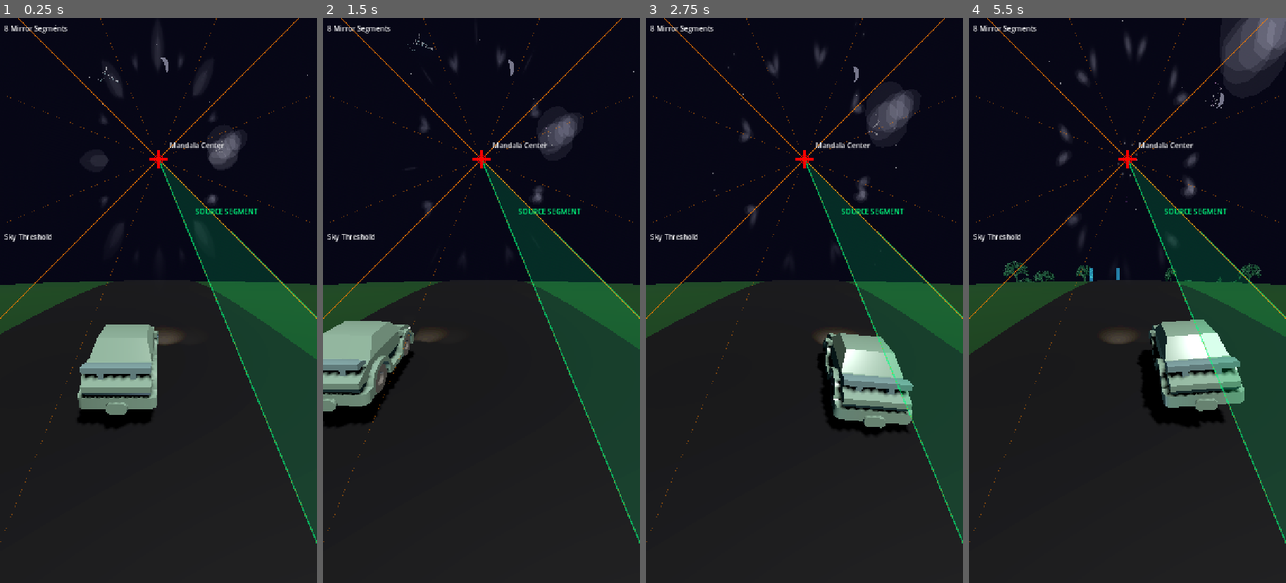
Above: before the commit, frames 1-4 (left to right).
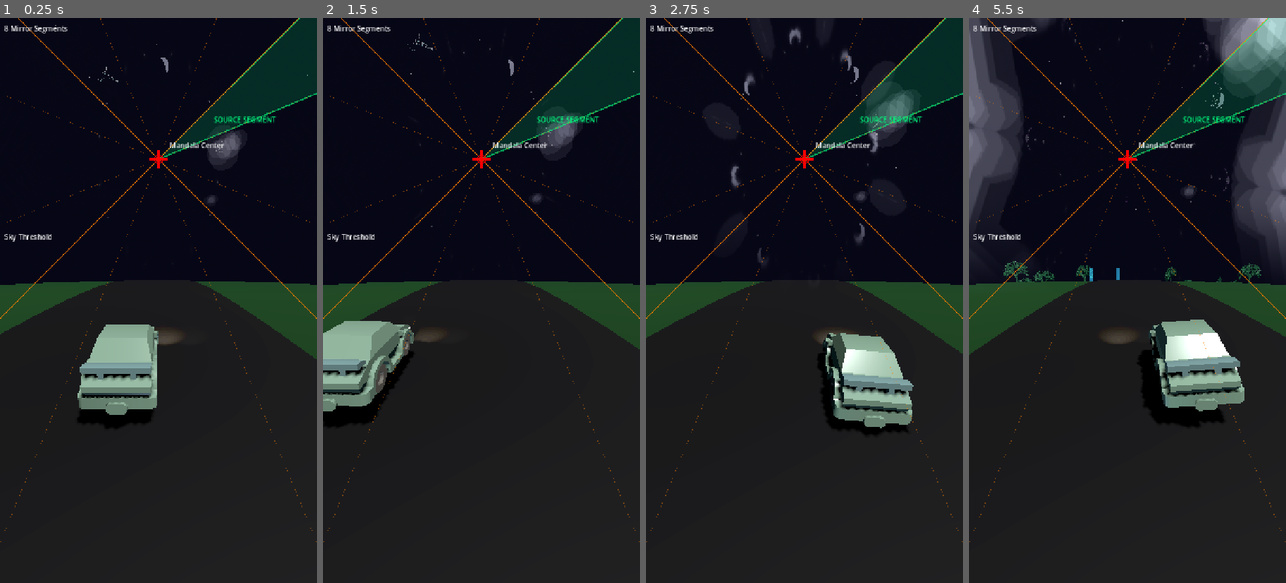
Above: after the commit, the same moments.

Repository: rooshimadethis/just-a-chill-drive
Game: Godot game, scene res://scenes/game.tscn
Same seed, same stepped clock (60 frames per second), same inputs: the game is played once before the commit and once after it.
Inputs (mouse positions are in pixels of both pictures, inside the frame that each line leads up to):
- Up to frame 1 (0.25 s): no input
- Up to frame 2 (1.5 s): move the mouse to (551, 272) at 0.52 s; hold Right (ui_right) 0.53-1.25 s; click (551, 272) at 0.67 s; drag from (418, 328) to (465, 413) at 1.27 s
- Up to frame 3 (2.75 s): move the mouse to (836, 176) at 2.02 s; hold Right (ui_right) from 2.03 s (still down)
- Up to frame 4 (5.5 s): release Right (ui_right) at 2.75 s; drag from (1111, 413) to (1032, 215) at 2.77 s; move the mouse to (1222, 385) at 3.52 s; hold Left (ui_left) 3.53-4.25 s; drag from (1032, 215) to (1079, 159) at 4.27 s; move the mouse to (1143, 300) at 5.02 s; hold Left (ui_left) from 5.03 s (still down); click (1143, 300) at 5.17 s

The runs differ from the first frame. In frame 1, 15% of the frame differs, in the area x 28-100%, y 0-93%; in frame 2, 15%; in frame 3, 15%; in frame 4, 22%, in the area x 0-100%, y 0-93%.

Commit message:
moved mandala source

Diff:
--- a/scripts/mandala_debug.gd
+++ b/scripts/mandala_debug.gd
@@ -114,8 +114,8 @@
 	# This matches the shader's rotation offset
 	var half_segment = segment_angle * 0.5
 
-	# Rotate counter-clockwise by one full segment (add positive angle)
-	var start_angle = segment_angle
+	# Rotate counter-clockwise by one full segment (subtract angle)
+	var start_angle = -segment_angle
 	var end_angle = start_angle + half_segment
 
 	# Create a polygon to fill the source segment
@@ -210,7 +210,7 @@
 	var segment_angle = TAU / float(mirror_segments)
 	var half_segment = segment_angle * 0.5
 	# Rotate counter-clockwise by one segment
-	var start_angle = segment_angle
+	var start_angle = -segment_angle
 	var end_angle = start_angle + half_segment
 	var label_angle = (start_angle + end_angle) * 0.5  # Middle of the source segment
 	var label_distance = 150.0  # Distance from center
--- a/shaders/mandala_effect.gdshader
+++ b/shaders/mandala_effect.gdshader
@@ -40,12 +40,8 @@
         angle += TIME * rotation_speed;
 
         // Create mirror segments
+        // Create mirror segments
         float segment_angle = 6.28318530718 / float(mirror_segments); // 2*PI / segments
-
-        // Rotate the entire pattern one segment counter-clockwise
-        // Counter-clockwise = add positive angle (in standard math coords)
-        angle += segment_angle;
-
         angle = mod(angle, segment_angle);
 
         // Mirror every other segment for perfect symmetry
@@ -53,6 +49,10 @@
         if (angle > half_segment) {
             angle = segment_angle - angle;
         }
+
+        // SHIFT SOURCE: Sample from the segment counter-clockwise (negative angle)
+        // This makes the source range [-segment_angle, -half_segment]
+        angle -= segment_angle;
 
         // Convert back to cartesian coordinates
         vec2 mirrored_uv = vec2(cos(angle), sin(angle)) * radius;
